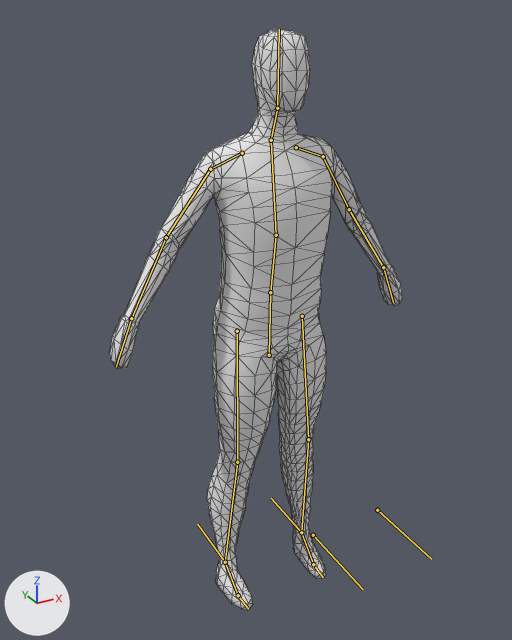
Two versions of the Blender file Awful Summer Jam 19/Assets/Blend Files/Character.blend, one commit apart.
Both versions are drawn from a 50 mm lens placed at (-2.18, -3.73, 4.05), pointed at (-0.21, -0.16, 2.26). Lighting does not change. The marker at lower left points along +X, +Y and +Z. The bones that bend it are drawn over the model as lines. Mesh edges are drawn as thin lines.
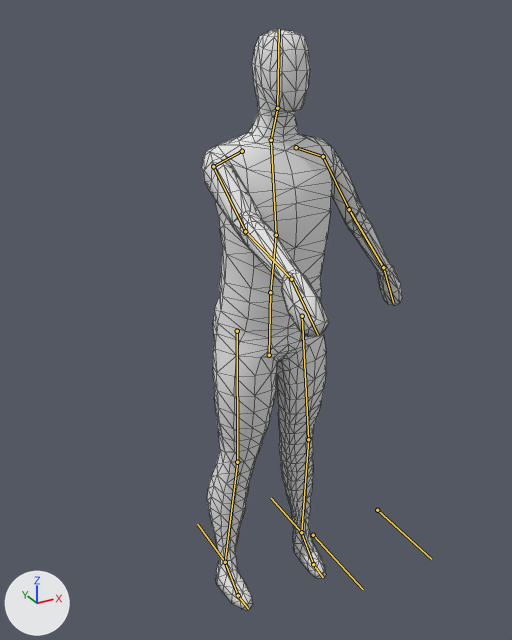
The newer file adds an action. The first version stands in its rest pose; the second is drawn at frame 5 of the action 'RightArmStab'.

What differs and where, as boxes [x1, y1, x2, y2] in the pictures (512 x 640 px):
'Cube', posed (32% narrower): before [109, 29, 402, 610]; after [202, 29, 402, 610]
bone 'Shoulder.R', root to tip: before (242, 153) to (210, 169); after (242, 151) to (213, 166)
bone 'UpArm.R', root to tip: before (210, 169) to (166, 237); after (213, 166) to (245, 231)
bone 'LowArm.R', root to tip: before (166, 237) to (131, 318); after (245, 231) to (291, 279)
bone 'Hand.R', root to tip: before (131, 318) to (116, 367); after (291, 279) to (318, 335)

Diff of the bpy script that builds the scene:
```diff
--- a/Awful Summer Jam 19/Assets/Blend Files/Character.blend.py
+++ b/Awful Summer Jam 19/Assets/Blend Files/Character.blend.py
@@ bone_shoulder_r @@
 bone_shoulder_r = bpy.data.objects['Skeleton'].pose.bones['Shoulder.R']  # child of 'Chest'
-bone_shoulder_r.location = (0.0, 0.0, 0.0)
-bone_shoulder_r.rotation_quaternion = (1.0, 0.0, 0.0, 0.0)  # degrees (0, 0, 0)
+bone_shoulder_r.location = (0.012, -0.004, 0.0)
+bone_shoulder_r.rotation_quaternion = (0.959, 0.096, 0.267, 0.006)  # degrees (13, 31, 4)
@@ bone_uparm_r @@
 bone_uparm_r = bpy.data.objects['Skeleton'].pose.bones['UpArm.R']  # child of 'Shoulder.R'
-bone_uparm_r.rotation_quaternion = (1.0, 0.0, 0.0, 0.0)  # degrees (0, 0, 0)
+bone_uparm_r.rotation_quaternion = (0.925, 0.251, -0.019, 0.285)  # degrees (27, -10, 32)
@@ bone_lowarm_r @@
 bone_lowarm_r = bpy.data.objects['Skeleton'].pose.bones['LowArm.R']  # child of 'UpArm.R'
-bone_lowarm_r.rotation_quaternion = (1.0, 0.0, 0.0, 0.0)  # degrees (0, 0, 0)
+bone_lowarm_r.rotation_quaternion = (0.995, 0.069, -0.024, -0.065)  # degrees (8, -2, -8)
@@ bone_hand_r @@
 bone_hand_r = bpy.data.objects['Skeleton'].pose.bones['Hand.R']  # child of 'LowArm.R'
-bone_hand_r.rotation_quaternion = (1.0, 0.0, 0.0, 0.0)  # degrees (0, 0, 0)
+bone_hand_r.rotation_quaternion = (0.983, -0.177, -0.057, -0.008)  # degrees (-20, -7, 0)
```
